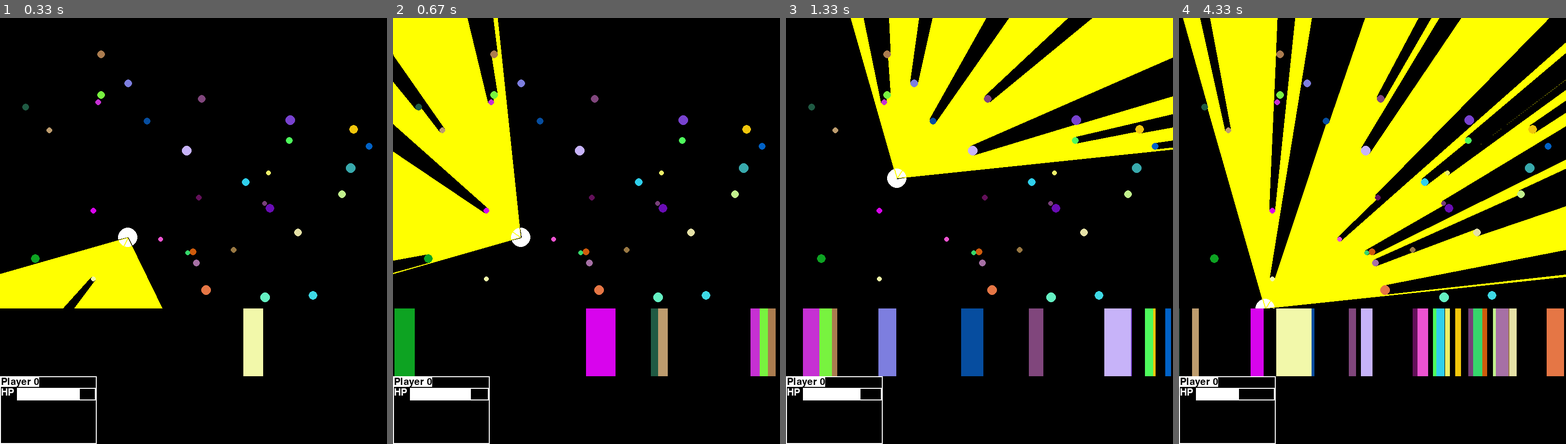
Above: before the commit, frames 1-4 (left to right).
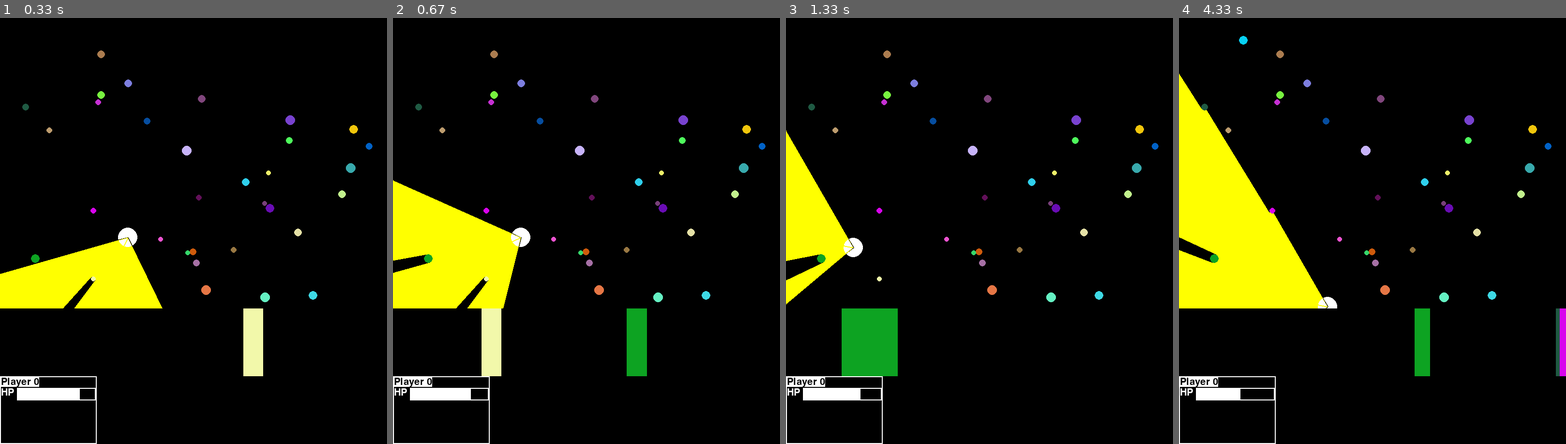
Above: after the commit, the same moments.

Repository: ZephyrSails/leben
Game: pygame game, started from leben/main.py
Same seed, same stepped clock (60 frames per second), same inputs: the game is played once before the commit and once after it.
Inputs:
- Up to frame 1 (0.33 s): no input
- Up to frame 2 (0.67 s): hold Right from 0.33 s (still down)
- Up to frame 3 (1.33 s): release Right at 0.8 s; hold Up 0.83-1.13 s; hold Right from 1.17 s (still down)
- Up to frame 4 (4.33 s): release Right at 1.63 s; hold Left 1.67-2.2 s; hold Down 2.23-2.53 s; hold Left 2.57-2.97 s; hold Up 3-3.37 s; hold Right 3.4-4.03 s; hold Down from 4.07 s (still down)

Frame 1 is identical in both runs. In frame 2, 20% of the frame differs, in the area x 0-99%, y 0-85%; in frame 3, 30%; in frame 4, 48%, in the area x 0-100%, y 0-90%.

Commit message:
able to train now, previous problem is lr too low

Diff:
--- a/leben/game/leben.py
+++ b/leben/game/leben.py
@@ -28,7 +28,7 @@
 
         # motion
         self.speed = 7
-        self.turn_speed = 5
+        self.turn_speed = 2
 
         # status
         self.id = 0
--- a/leben/seele/reinforcement.py
+++ b/leben/seele/reinforcement.py
@@ -11,14 +11,14 @@
 
 
 def reinforcement_player():
-    model = torch.load("pretrained_model/current_model_25000.pth")
+    model = torch.load("pretrained_model/current_model_50000.pth")
     model = model.cpu()
     model.eval()
     game = Game()
     while game.running:
         state, _reward, _terminal = get_model_state(game)
         output = model(state)
-        game.update(set([Action(torch.argmax(output).item())]))
+        game.update(set([Action(output_2_action(output))]))
 
 
 def rulebase_teacher(game):
@@ -27,8 +27,17 @@
     return random.sample(action_list, 1)[0]
 
 
-def random_teacher():
+def random_teacher(model):
     return random.randint(0, model.number_of_actions - 1)
+
+
+def output_2_distribution(output):
+    return nn.functional.softmax(output, dim=0)
+
+
+def output_2_action(output):
+    distribution = output_2_distribution(output)
+    return torch.multinomial(distribution, 1).item()
 
 
 class NeuralNetwork(nn.Module):
@@ -38,7 +47,7 @@
         self.number_of_actions = len(Action)
         self.gamma = 0.99
         self.final_epsilon = 0.001
-        self.initial_epsilon = 0.8
+        self.initial_epsilon = 0.2
         self.number_of_iterations = 50000
         self.replay_memory_size = 10000
         self.minibatch_size = 32
@@ -84,7 +93,7 @@
     if torch.cuda.is_available():  # put on GPU if CUDA is available
         model = model.cuda()
     # define Adam optimizer
-    optimizer = torch.optim.Adam(model.parameters(), lr=1e-6)
+    optimizer = torch.optim.Adam(model.parameters(), lr=1e-4)
 
     # initialize mean squared error loss
     criterion = nn.MSELoss()
@@ -119,13 +128,15 @@
         action = torch.zeros([model.number_of_actions], dtype=torch.float32)
         if torch.cuda.is_available():  # put on GPU if CUDA is available
             action = action.cuda()
+
         # epsilon greedy exploration
         use_teacher = random.random() <= epsilon
 
         teacher_action_index = rulebase_teacher(game)
-        model_action_index = torch.argmax(output).item()
+        model_action_index = output_2_action(output)
         action_index = teacher_action_index if use_teacher else model_action_index
 
+        action[action_index] = 1
         # get next state and reward
         game.update(set([Action(action_index)]))
         state_1, reward, terminal = get_model_state(game)
@@ -194,18 +205,15 @@
             torch.save(
                 model,
                 "pretrained_model/current_model_" + str(iteration) + ".pth")
-
+        dist = output_2_distribution(output)
         print(
-            "\riteration: {}\telapsed time: {:0.2f} epsilon: {:0.6f} action: {} reward: {:0.2f}\t Q max: {:0.4f} isT:{},TA{},MA{} output:{} {}"
+            "\riteration: {}\telapsed time: {:0.2f} epsilon: {:0.6f} action: {} reward: {:0.2f}\t Q max: {:0.4f} isT:{},TA{},MA{} F:{:0.2f},B:{:0.2f},L:{:0.2f},R:{:0.2f} {}"
             .format(iteration,
                     time.time() - start, epsilon, action_index,
                     reward.numpy()[0][0],
                     np.max(output.cpu().detach().numpy()),
-                    "T" if use_teacher else "F",
-                    teacher_action_index,
-                    model_action_index,
-                    model.conv1.weight,
-                    model.parameters,
+                    "T" if use_teacher else "F", teacher_action_index,
+                    model_action_index, dist[0], dist[1], dist[2], dist[3],
                     game.leben.get_status_str()),
             end='')
         sys.stdout.flush()
Not shown, changed: Untitled.ipynb
Not shown, changed: pretrained_model/current_model_25000.pth
Not shown, added: pretrained_model/current_model_50000.pth
